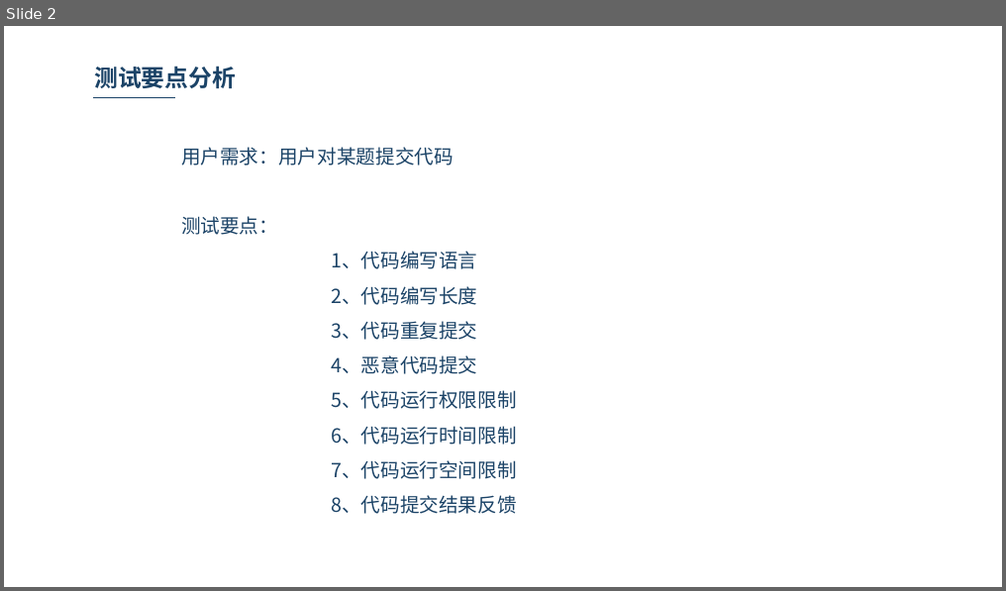
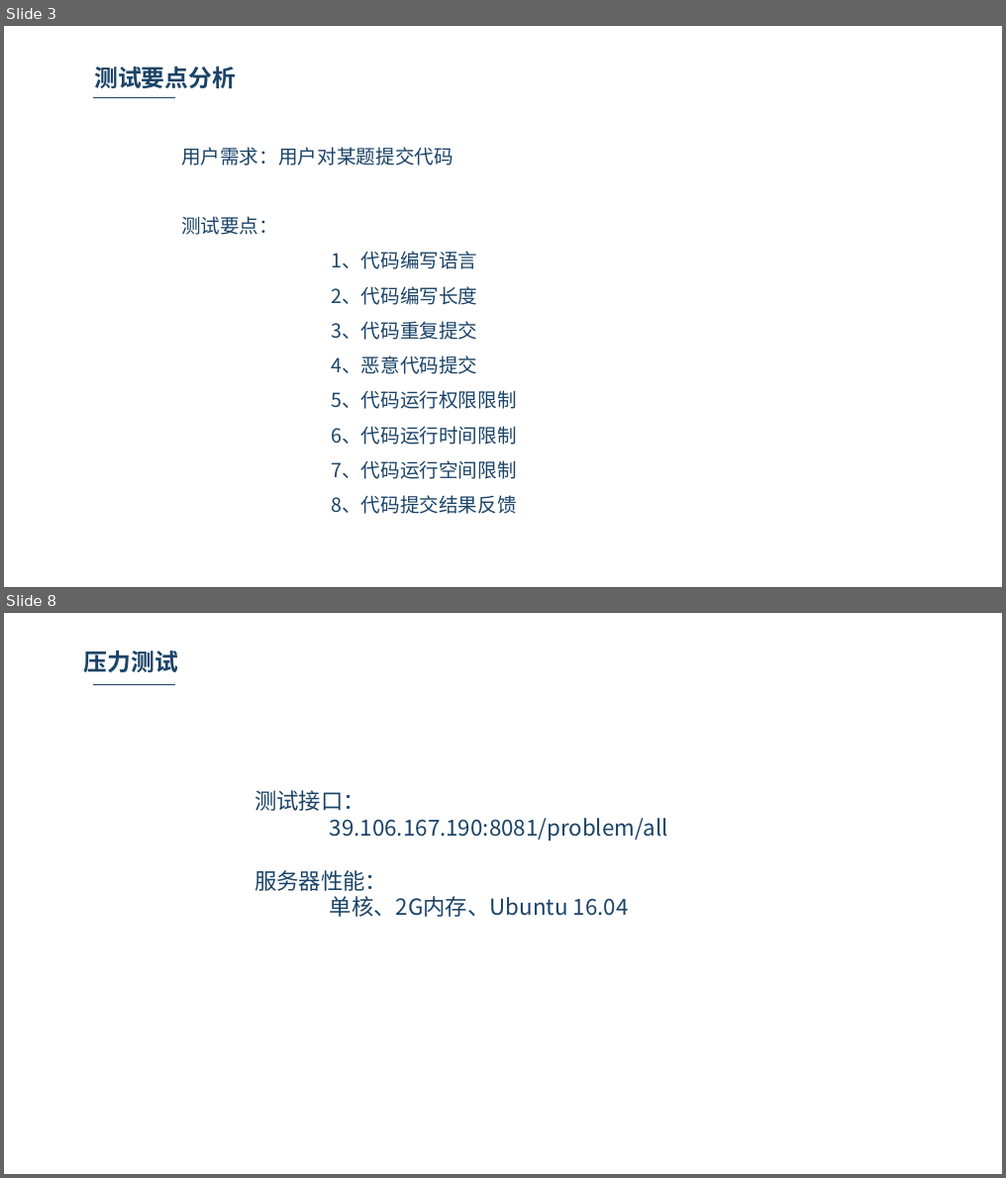
Before and after one commit to WatermelonOj/WORD-PPT, a slide deck: PPT/软件测试.pptx. Shown one above the other, each under a label of ours: slide 2 before the commit, slides 3 and 8 after it; the slides between them are not shown. The pictures are 1006x591 and 1006x1178 pixels, drawn with LibreOffice and Linux fonts; fonts in the diff are those of the drawing; background and template pictures are left out. Boxes give left, top, right and bottom in pixels: in the first picture for what was removed or moved away, otherwise in the second. Text is boxed around its words. In the diff, an @@ line names an element or a change of style, - is before the commit and + after.

```diff
--- a/PPT/软件测试.pptx
+++ b/PPT/软件测试.pptx
@@ slide 8 added at [4,613,1002,1174], background picture (left out) @@
@@ text added at [84,650,178,672], 17 pt, text #1B4367, bold @@
+压力测试
@@ line added from (93, 685) to (175, 685), #1B4367 0.75 pt @@
@@ text added at [254,790,668,917], 16 pt, text #1B4367 @@
+测试接口：
+39.106.167.190:8081/problem/all
+服务器性能：
+单核、2G内存、Ubuntu 16.04
@@ what was slide 2 is now slide 3 @@
```
Also in this commit, not shown: 5 slides changed, 4 other slides added.
